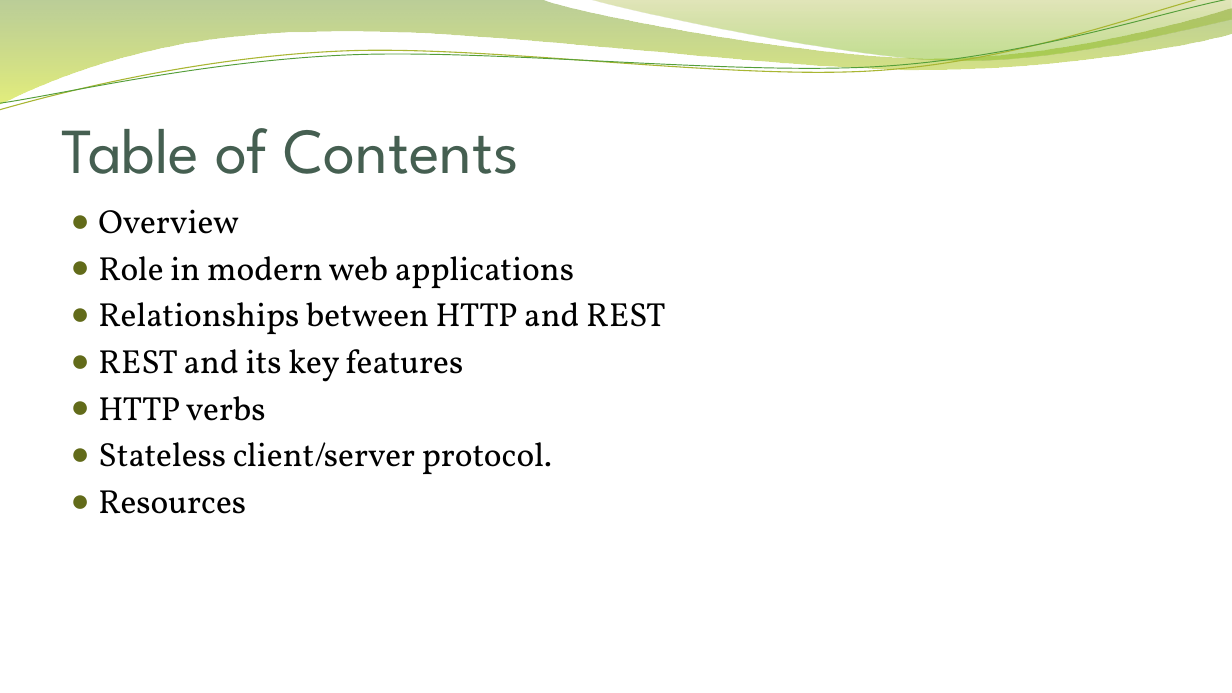
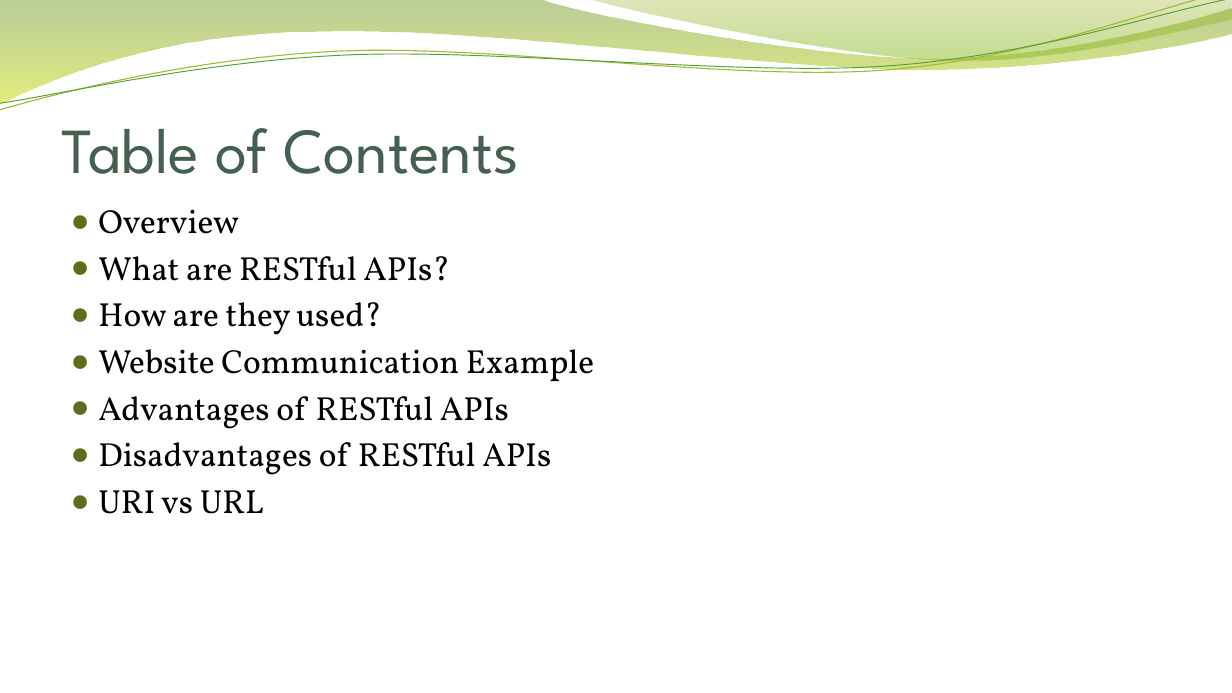
Before and after one commit to PrometheanDream/personal-portfolio, a slide deck: slide 2 of restful-api-presentations-simpson/assignment-1.3-simpson.pptx. Drawn at 1232x693 pixels with LibreOffice and Linux fonts; fonts in the diff are those of the drawing; background and template pictures are left out. Boxes give left, top, right and bottom in pixels: in the first picture for what was removed or moved away, otherwise in the second. Text is boxed around its words. In the diff, an @@ line names an element or a change of style, - is before the commit and + after.

```diff
--- a/restful-api-presentations-simpson/assignment-1.3-simpson.pptx
+++ b/restful-api-presentations-simpson/assignment-1.3-simpson.pptx
@@ text at [98, 256, 594, 514]: text changed @@
-● Role in modern web applications
-● Relationships between HTTP and REST
-● REST and its key features
-● HTTP verbs
-● Stateless client/server protocol.
-● Resources
+● What are RESTful APIs?
+● How are they used?
+● Website Communication Example
+● Advantages of RESTful APIs
+● Disadvantages of RESTful APIs
+● URI vs URL
```
Also in this commit, not shown: 8 other slides changed.
